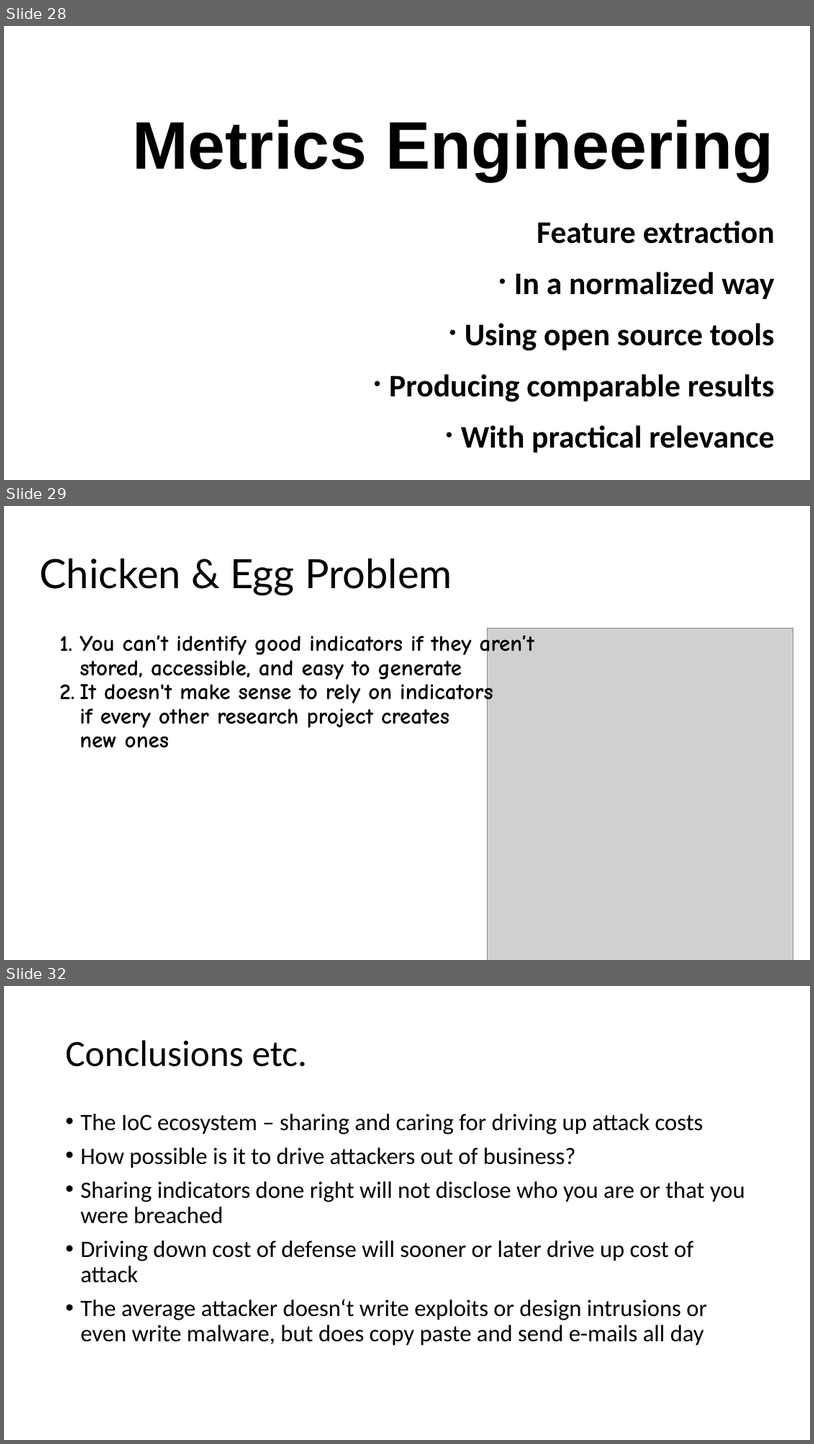
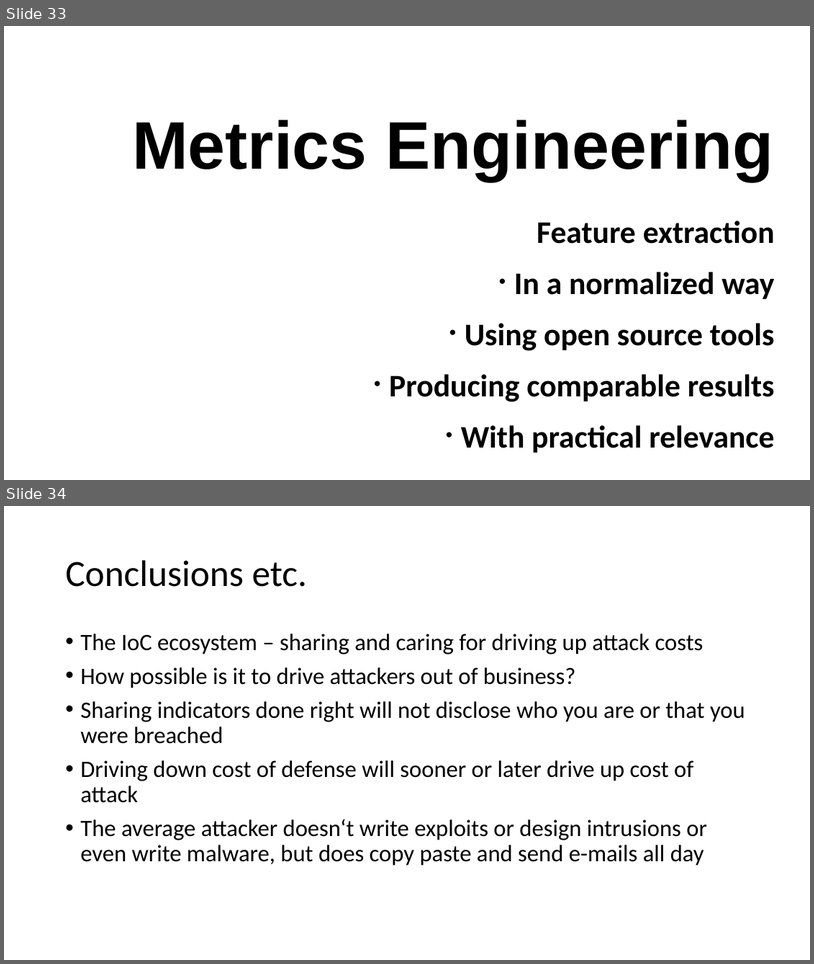
Before and after one commit to pinkflawd/IoCannon, a slide deck: draft.pptx. Shown one above the other, each under a label of ours: slides 28, 29 and 32 before the commit, slides 33 and 34 after it; the slides between them are not shown. The pictures are 814x1444 and 814x964 pixels, drawn with LibreOffice and Linux fonts; fonts in the diff are those of the drawing; grey boxes stand for pictures; background and template pictures are left out. Boxes give left, top, right and bottom in pixels: in the first picture for what was removed or moved away, otherwise in the second. Text is boxed around its words. In the diff, an @@ line names an element or a change of style, - is before the commit and + after.

```diff
--- a/draft.pptx
+++ b/draft.pptx
@@ slide 29 removed at (4,506,810,960), background #FFFFFF @@
@@ title removed at (39,558,452,595) @@
-Chicken & Egg Problem
@@ text removed at (80,632,535,747) @@
-1. You can’t identify good indicators if they aren’t
-   stored, accessible, and easy to generate
-2. It doesn't make sense to rely on indicators
-   if every other research project creates
-   new ones
@@ picture removed at (487,628,794,960) @@
@@ what was slide 28 is now slide 33 @@
@@ what was slide 32 is now slide 34 @@
```
Also in this commit, not shown: 6 slides changed, 9 slides added, 4 other slides removed.
